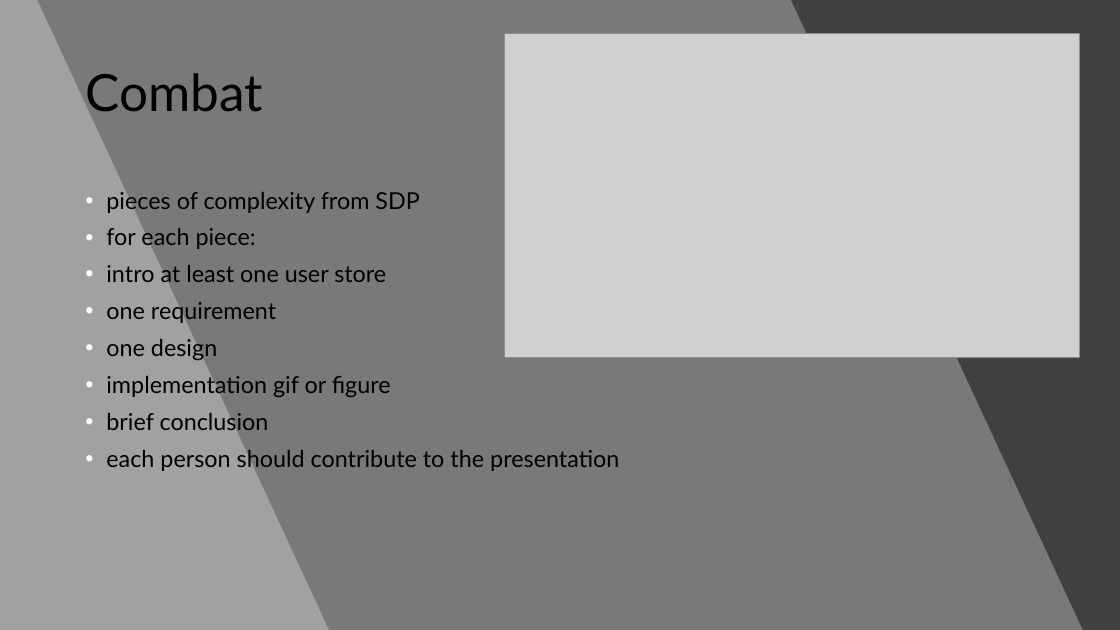
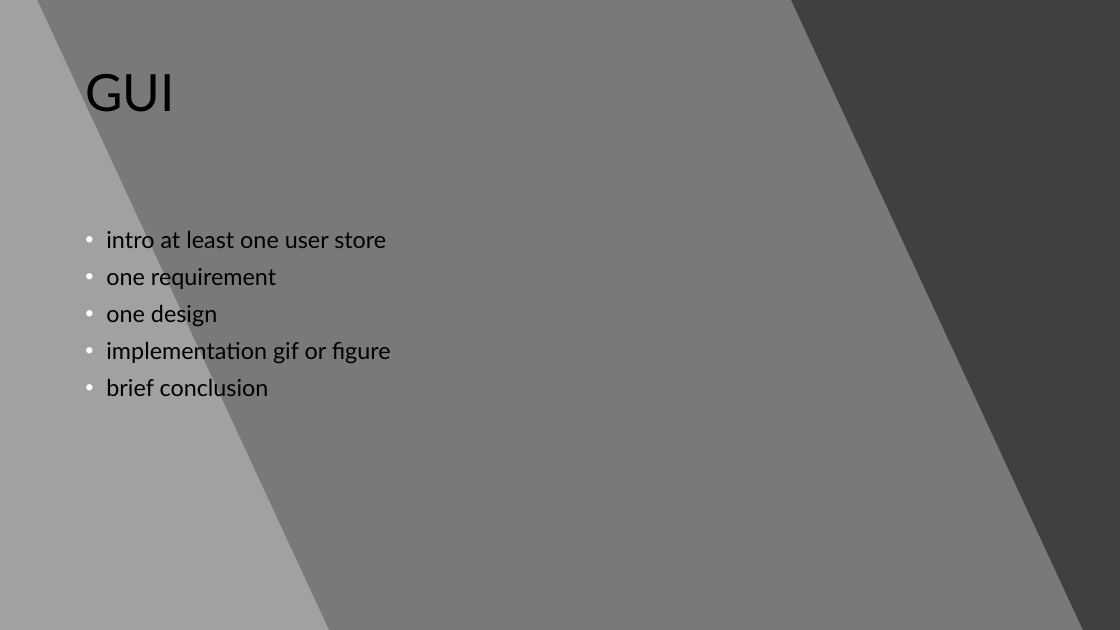
Before and after one commit to WSU-cshimizu/ceg4110-group-project-no-grads, a slide deck: slide 7 of presentation materials/PresentationPowerpoint.pptx (slide 6 before the commit). Drawn at 1120x630 pixels with LibreOffice and Linux fonts; fonts in the diff are those of the drawing; grey boxes stand for pictures. Boxes give left, top, right and bottom in pixels: in the first picture for what was removed or moved away, otherwise in the second. Text is boxed around its words. In the diff, an @@ line names an element or a change of style, - is before the commit and + after.

Commit message:
finished combat slide, started others

```diff
--- a/presentation materials/PresentationPowerpoint.pptx
+++ b/presentation materials/PresentationPowerpoint.pptx
@@ picture removed at (504,34,1080,357) @@
@@ title at (85,74,175,112): text changed @@
-Combat
+GUI
@@ text at (106,192,419,249): paragraphs removed @@
-• pieces of complexity from SDP
-• for each piece:
@@ text at (106,450,619,471): paragraph removed @@
-• each person should contribute to the presentation
```
Also in this commit, not shown: 2 other slides changed, 2 slides added.
